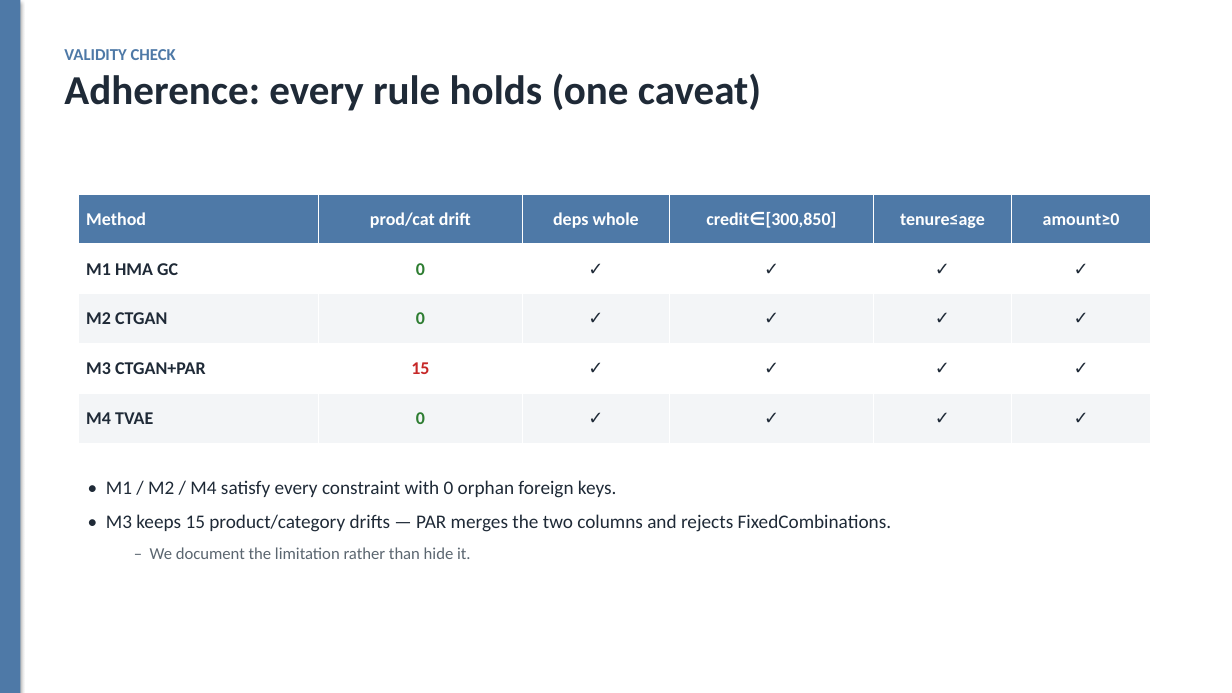
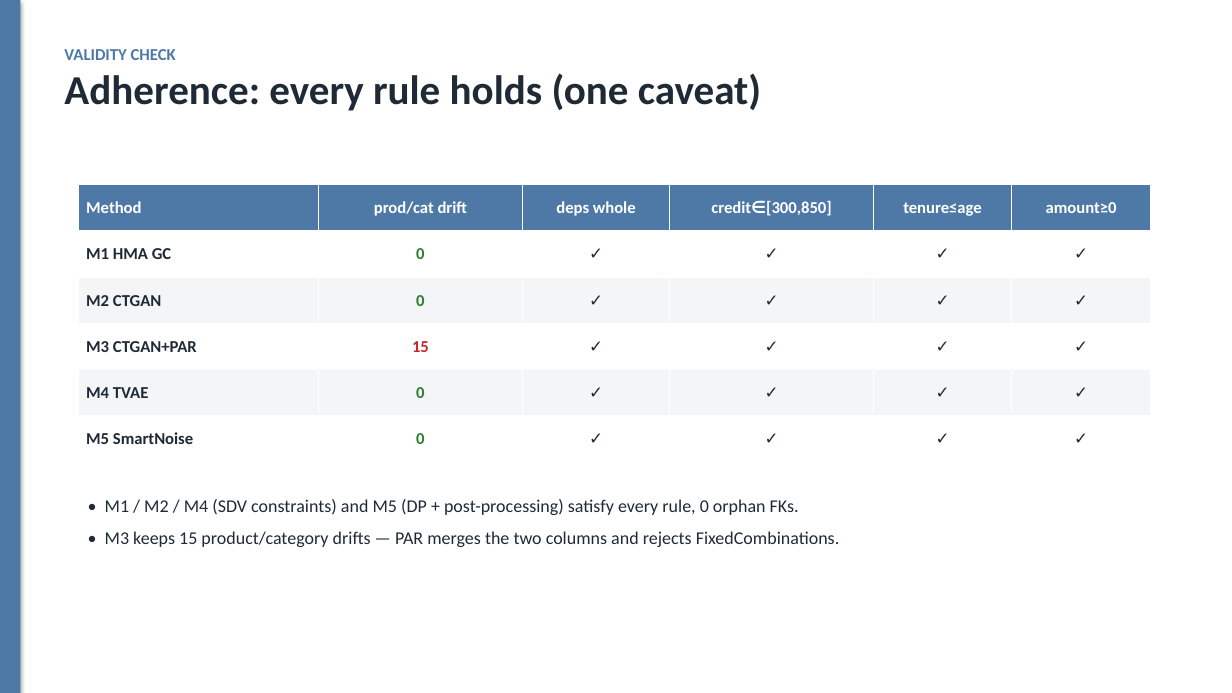
Before and after one commit to dylanwang2111/synthetic_data_gen, a slide deck: slide 7 of slides.pptx. Drawn at 1232x693 pixels with LibreOffice and Linux fonts; fonts in the diff are those of the drawing. Boxes give left, top, right and bottom in pixels: in the first picture for what was removed or moved away, otherwise in the second. Text is boxed around its words. In the diff, an @@ line names an element or a change of style, - is before the commit and + after.

Commit message:
Add Method 5: SmartNoise MST (differential privacy) to the comparison
- New src/smartnoise_method.py — Method 5 using OpenDP SmartNoise MST under a
  formal (e, d)-differential-privacy guarantee (the one property no SDV method
  has). Fits per table; encodes transaction_date as a day-offset; restores
  business rules (domain clipping + product->category) by post-processing, since
  DP synthesizers don't take SDV constraints. Validated: 0 orphan FKs, 0 drift,
  all domains valid.
- Notebook: M5 train/generate cells, registered in the comparison, adherence and
  conclusion updated to 5 methods; distribution cell rebuilt into a 2x2 of
  per-variable charts (grey Real fill + coloured step outlines) that also emits
  the individual dist_*.png used by the deck. Re-run end-to-end on the py3-TF2
  kernel.
- Results: M5 leads overall quality (0.887), txn shapes (0.880) and autocorr
  (0.005) while providing DP; weakest on cross-table MAD (0.297). M1 still best
  on customer pair trends (0.720).
- README + slides.pptx + make_slides.py updated for 5 methods (SDV vs OpenDP),
  the privacy dimension, and refreshed LLM demo output. requirements.txt adds
  smartnoise-synth, openai, python-pptx.

```diff
--- a/slides.pptx
+++ b/slides.pptx
@@ table at [79,185,1151,462] @@
+row 6: M5 SmartNoise | 0 | ✓ | ✓ | ✓ | ✓
@@ table: place and size @@
-table at [79,194,1151,444]
+table at [79,185,1151,462]
@@ text "• M1 / M2 / ...": place and size @@
-text "• M1 / M2 / ..." at [106,480,892,559]
+text "• M1 / M2 / ..." at [105,499,840,547]
@@ text at [105,499,799,515]: text changed; size 15 to 14 pt @@
-• M1 / M2 / M4 satisfy every constraint with 0 orphan foreign keys.
+• M1 / M2 / M4 (SDV constraints) and M5 (DP + post-processing) satisfy every rule, 0 orphan FKs.
@@ text at [105,531,840,547]: size 15 to 14 pt in "• M3 keeps 15 product/category drifts — ..." @@
@@ text at [150,547,471,559]: paragraph removed @@
-  – We document the limitation rather than hide it.
```
Also in this commit, not shown: 7 other slides changed, 33 other files.
